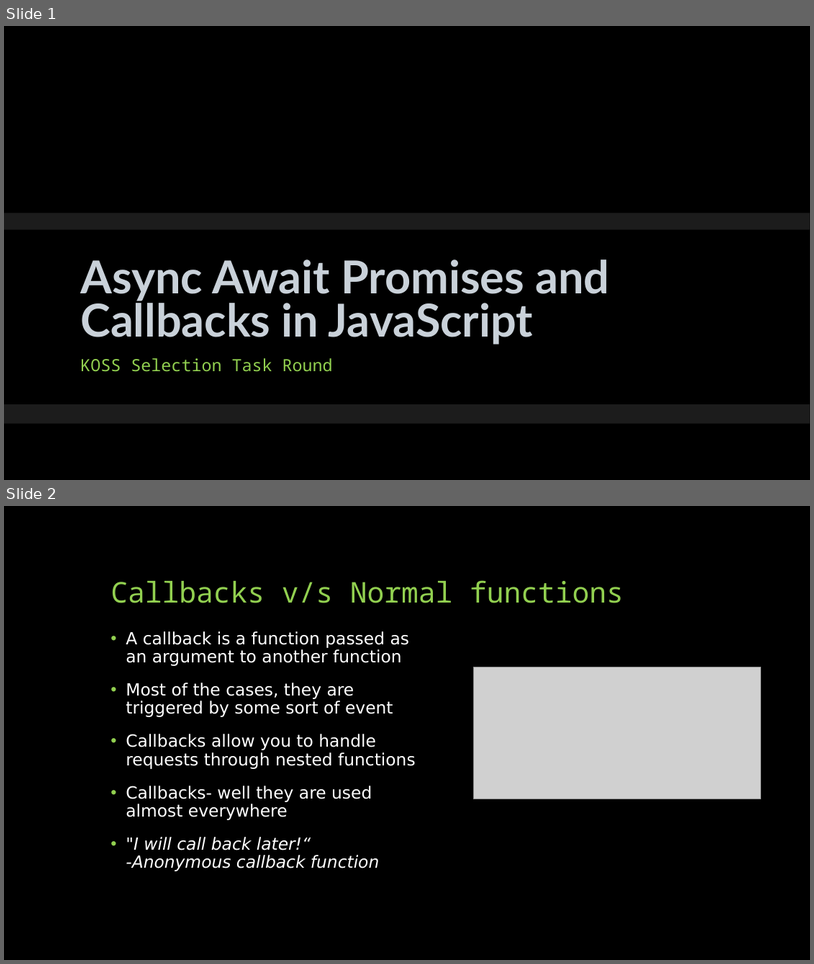
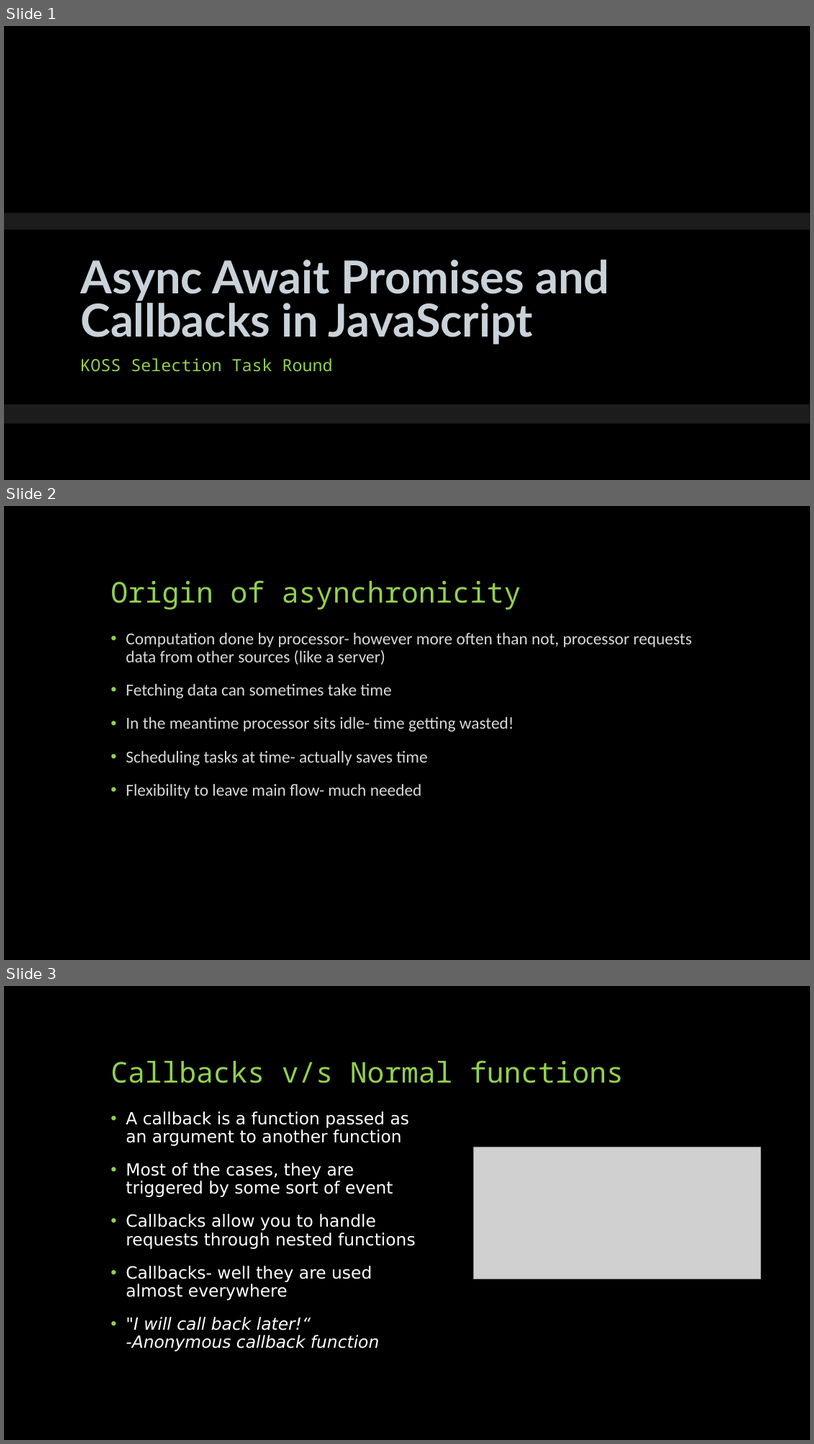
Before and after one commit to sneaky-potato/KOSS-Selection-Tasks, a slide deck: Async Await Promises and Callbacks in JavaScript.pptx. Shown one above the other, each under a label of ours: slides 1 and 2 before the commit, slides 1, 2 and 3 after it. The pictures are 814x964 and 814x1444 pixels, drawn with LibreOffice and Linux fonts; fonts in the diff are those of the drawing; grey boxes stand for pictures; background and template pictures are left out. Boxes give left, top, right and bottom in pixels: in the first picture for what was removed or moved away, otherwise in the second. Text is boxed around its words. In the diff, an @@ line names an element or a change of style, - is before the commit and + after.

```diff
--- a/Async Await Promises and Callbacks in JavaScript.pptx
+++ b/Async Await Promises and Callbacks in JavaScript.pptx
@@ slide 2 added at [4,506,810,960], background #000000 @@
@@ title added at [111,580,522,610], 34 pt, text #92D050 @@
+Origin of asynchronicity
@@ text added at [126,632,692,798], 20 pt, text #D9D9D9 @@
+• Computation done by processor- however more often than not, processor requests data from other sources (like a server)
+• Fetching data can sometimes take time
+• In the meantime processor sits idle- time getting wasted!
+• Scheduling tasks at time- actually saves time
+• Flexibility to leave main flow- much needed
@@ what was slide 2 is now slide 3 @@
```
Also in this commit, not shown: 4 slides changed, 1 other slide added.
